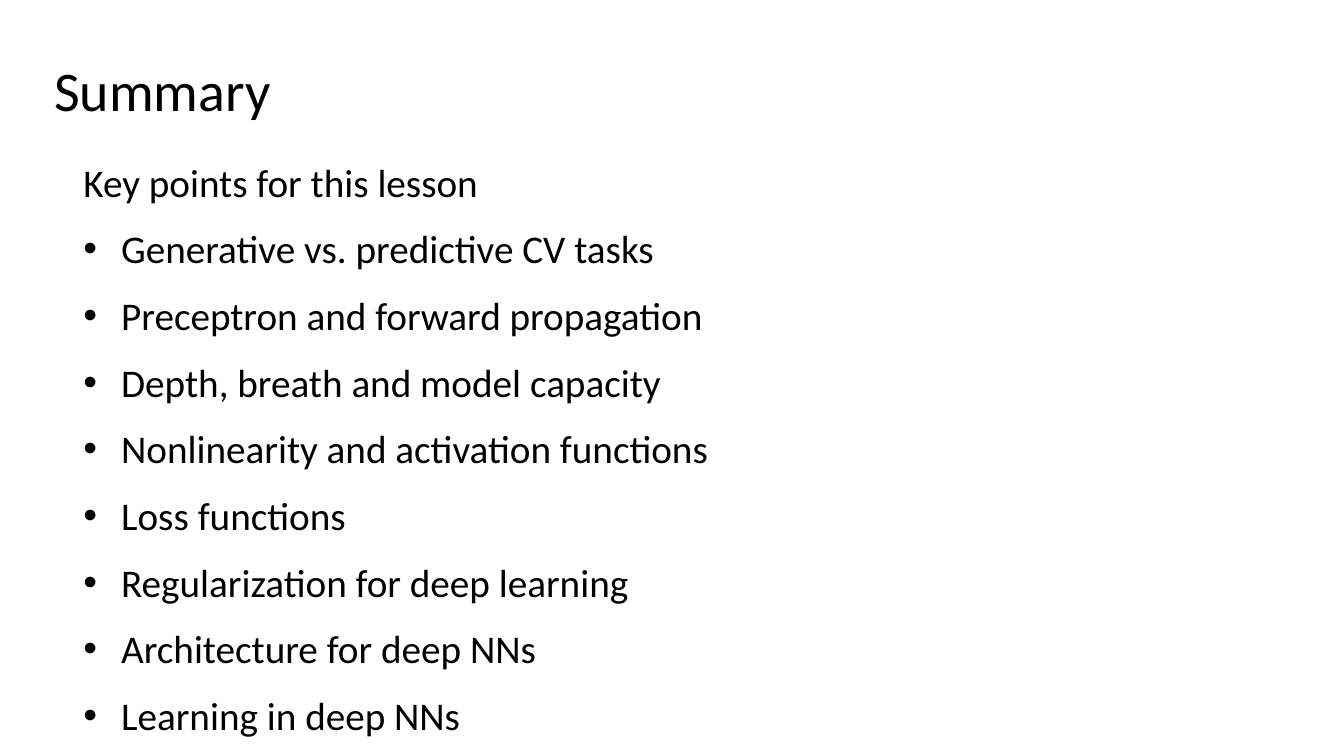
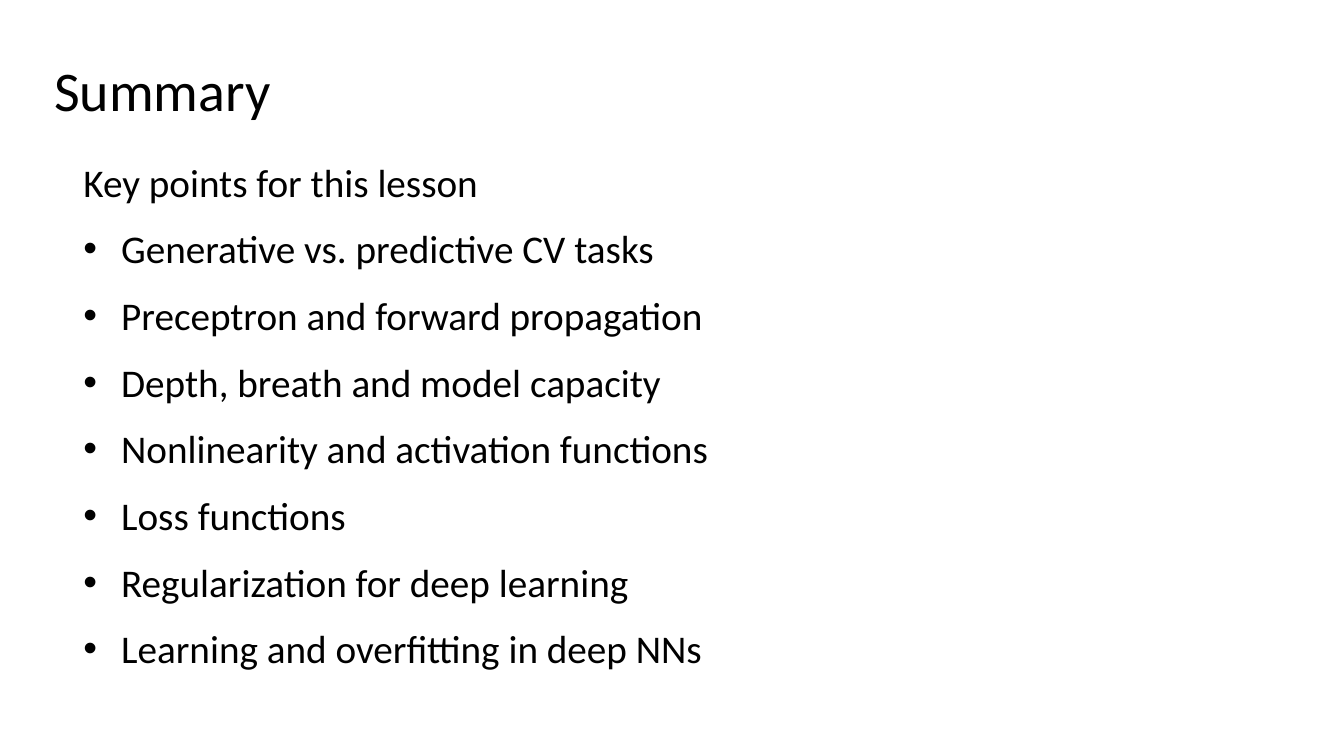
Before and after one commit to StephenElston/CSCI-E25, a slide deck: slide 69 of Slides/3_BuildingBlocksOfDeepLearning.pptx. Drawn at 1344x756 pixels with LibreOffice and Linux fonts; fonts in the diff are those of the drawing. Boxes give left, top, right and bottom in pixels: in the first picture for what was removed or moved away, otherwise in the second. Text is boxed around its words. In the diff, an @@ line names an element or a change of style, - is before the commit and + after.

Commit message:
Reorganized slides, updated text, corrected errors

```diff
--- a/Slides/3_BuildingBlocksOfDeepLearning.pptx
+++ b/Slides/3_BuildingBlocksOfDeepLearning.pptx
@@ text at (121,635,702,670): text changed @@
-• Architecture for deep NNs
-• Learning in deep NNs
+• Learning and overfitting in deep NNs
```
Also in this commit, not shown: 9 other slides changed, 1 slide added, 1 slide removed.
